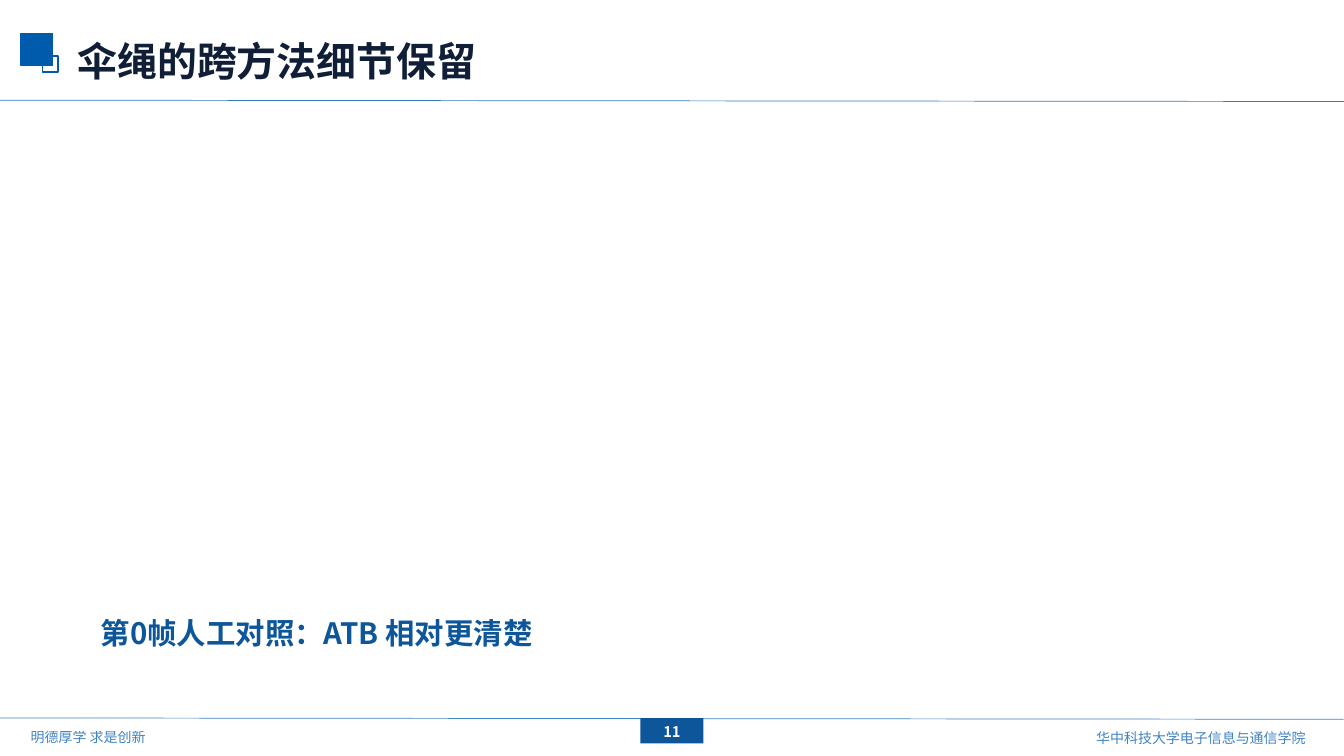
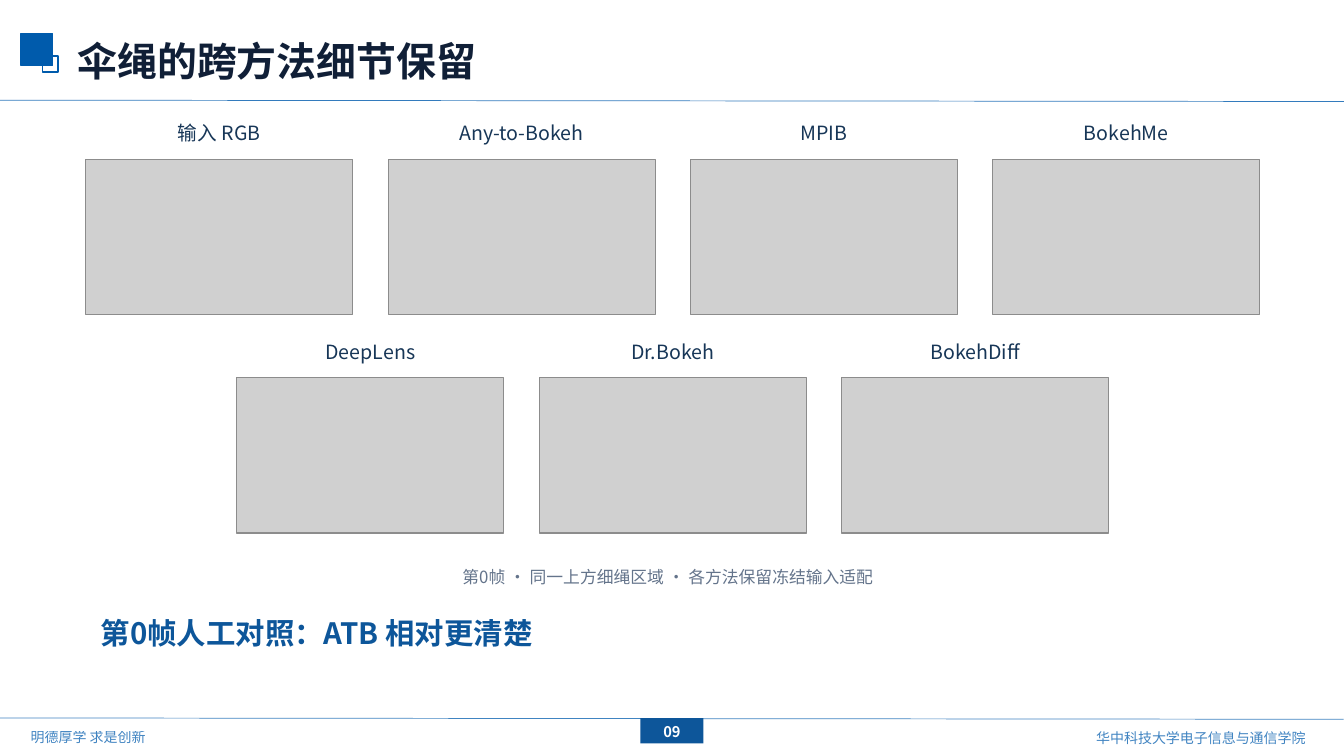
Before and after one commit to mengmcy1/OPPO-depth-guided-video-bokeh, a slide deck: slide 10 of 汇报/2026-10-16_基线更新与ATB分析/基线更新与ATB分析_1016.pptx (slide 12 before the commit). Drawn at 1344x756 pixels with LibreOffice and Linux fonts; fonts in the diff are those of the drawing; grey boxes stand for pictures; background and template pictures are left out. Boxes give left, top, right and bottom in pixels: in the first picture for what was removed or moved away, otherwise in the second. Text is boxed around its words. In the diff, an @@ line names an element or a change of style, - is before the commit and + after.

Commit message:
report: fill ATB case figures and remove opening demo slides

```diff
--- a/汇报/2026-10-16_基线更新与ATB分析/基线更新与ATB分析_1016.pptx
+++ b/汇报/2026-10-16_基线更新与ATB分析/基线更新与ATB分析_1016.pptx
@@ text added at (178, 123, 261, 142), 14 pt, text #173657 @@
+输入 RGB
@@ text added at (459, 124, 583, 145), 14 pt, text #173657 @@
+Any-to-Bokeh
@@ text added at (801, 125, 848, 140), 14 pt, text #173657 @@
+MPIB
@@ text added at (1084, 124, 1169, 141), 14 pt, text #173657 @@
+BokehMe
@@ picture added at (86, 159, 353, 315) @@
@@ picture added at (388, 159, 655, 315) @@
@@ picture added at (691, 159, 958, 315) @@
@@ picture added at (993, 159, 1260, 315) @@
@@ text added at (325, 344, 415, 364), 14 pt, text #173657 @@
+DeepLens
@@ text added at (631, 343, 714, 360), 14 pt, text #173657 @@
+Dr.Bokeh
@@ text added at (930, 343, 1020, 360), 14 pt, text #173657 @@
+BokehDiff
@@ picture added at (237, 378, 504, 533) @@
@@ picture added at (539, 378, 807, 533) @@
@@ picture added at (842, 378, 1109, 533) @@
@@ text added at (462, 569, 873, 585), 12 pt, text #64748B @@
+第0帧 · 同一上方细绳区域 · 各方法保留冻结输入适配
@@ text in rectangle at (663, 726, 680, 737): text changed @@
-11
+09
@@ page number at (664, 727, 680, 745): text changed @@
-12
+10
```
Also in this commit, not shown: 9 other slides changed, 2 slides removed, 1 other file.
